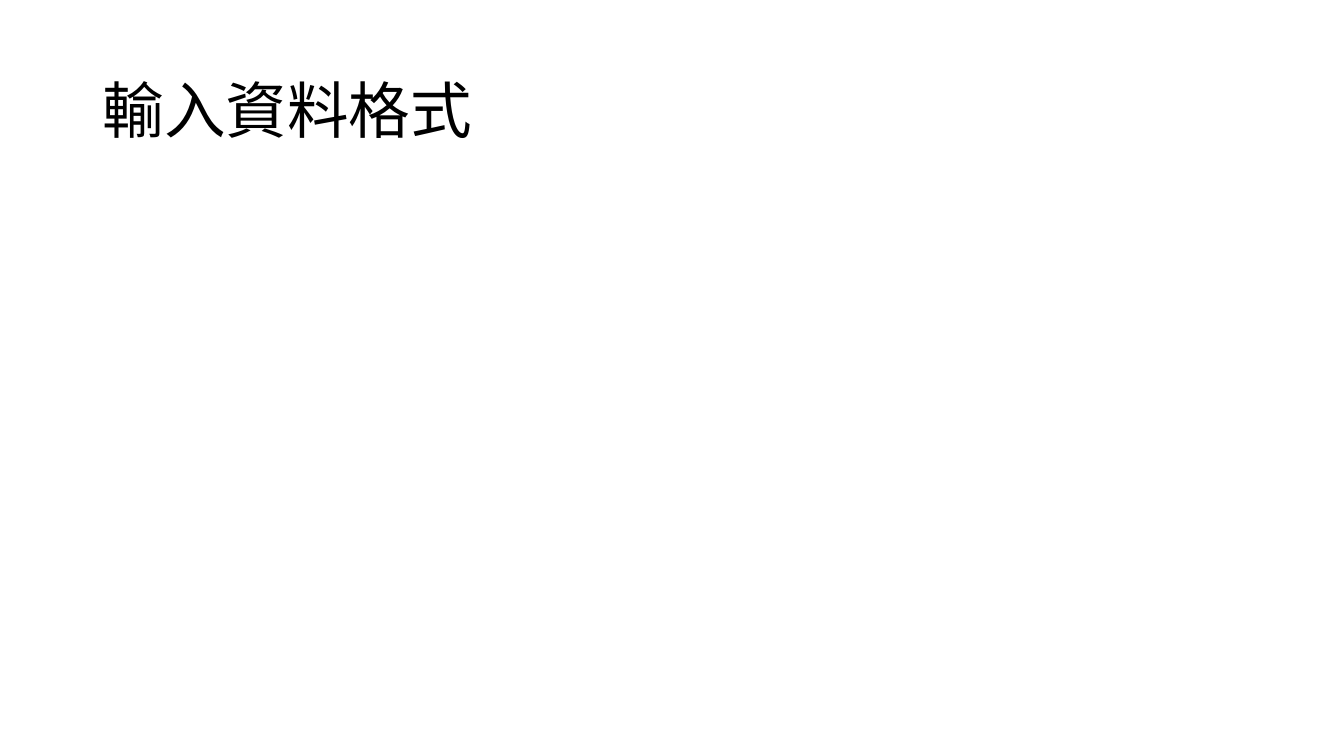
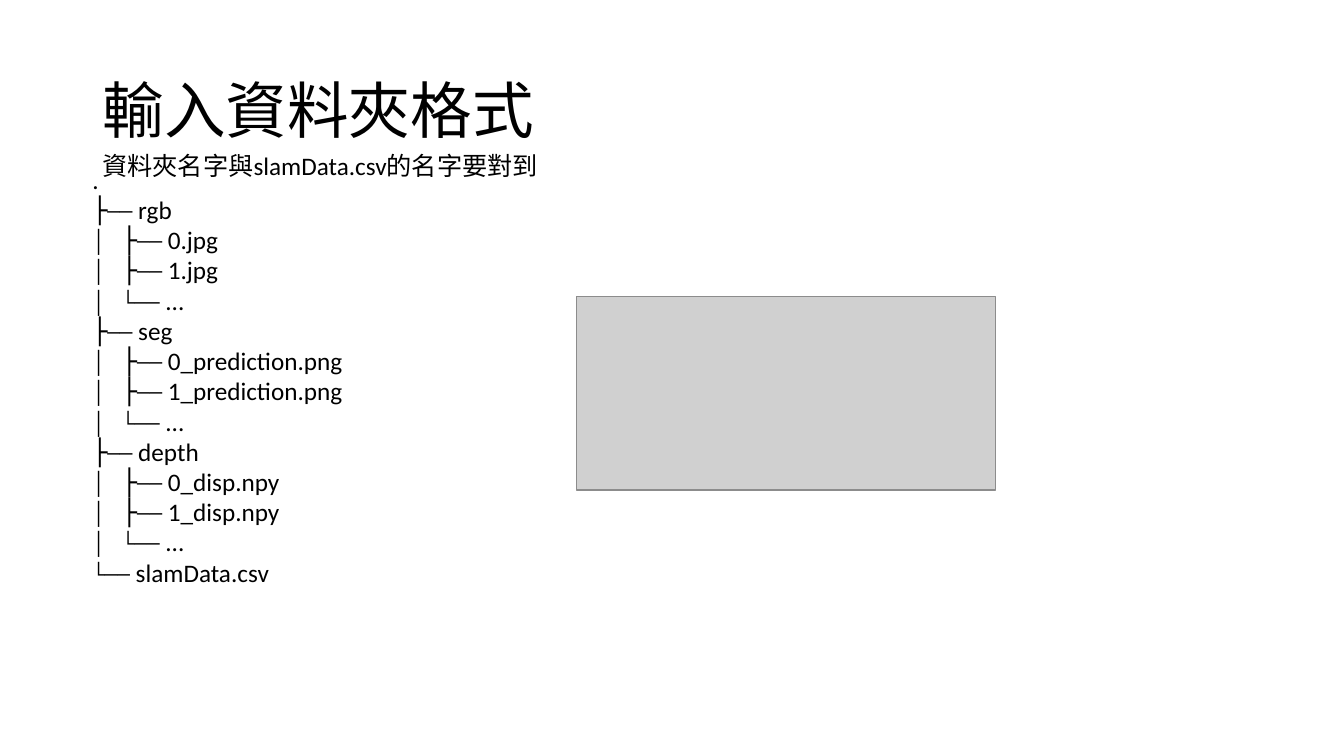
Before and after one commit to dada97/MeshReconstruction_SLAM, a slide deck: slide 22 of 說明文件.pptx (slide 19 before the commit). Drawn at 1344x756 pixels with LibreOffice and Linux fonts; fonts in the diff are those of the drawing; grey boxes stand for pictures; background and template pictures are left out. Boxes give left, top, right and bottom in pixels: in the first picture for what was removed or moved away, otherwise in the second. Text is boxed around its words. In the diff, an @@ line names an element or a change of style, - is before the commit and + after.

```diff
--- a/說明文件.pptx
+++ b/說明文件.pptx
@@ title at bbox=[102, 81, 533, 138]: text changed @@
-輸入資料格式
+輸入資料夾格式
@@ text added at bbox=[102, 153, 538, 177], 18 pt, text #000000 @@
+資料夾名字與slamData.csv的名字要對到
@@ text added at bbox=[136, 201, 342, 583], 18 pt, text #000000 @@
+.
+├── rgb
+│ ├── 0.jpg
+│ ├── 1.jpg
+│ └── ...
+├── seg
+│ ├── 0_prediction.png
+│ ├── 1_prediction.png
+│ └── ...
+├── depth
+│ ├── 0_disp.npy
+│ ├── 1_disp.npy
+│ └── ...
+└── slamData.csv
@@ picture added at bbox=[577, 296, 995, 490] @@
```
Also in this commit, not shown: 4 other slides changed, 3 slides added, 3 slides removed, 3 other files.
